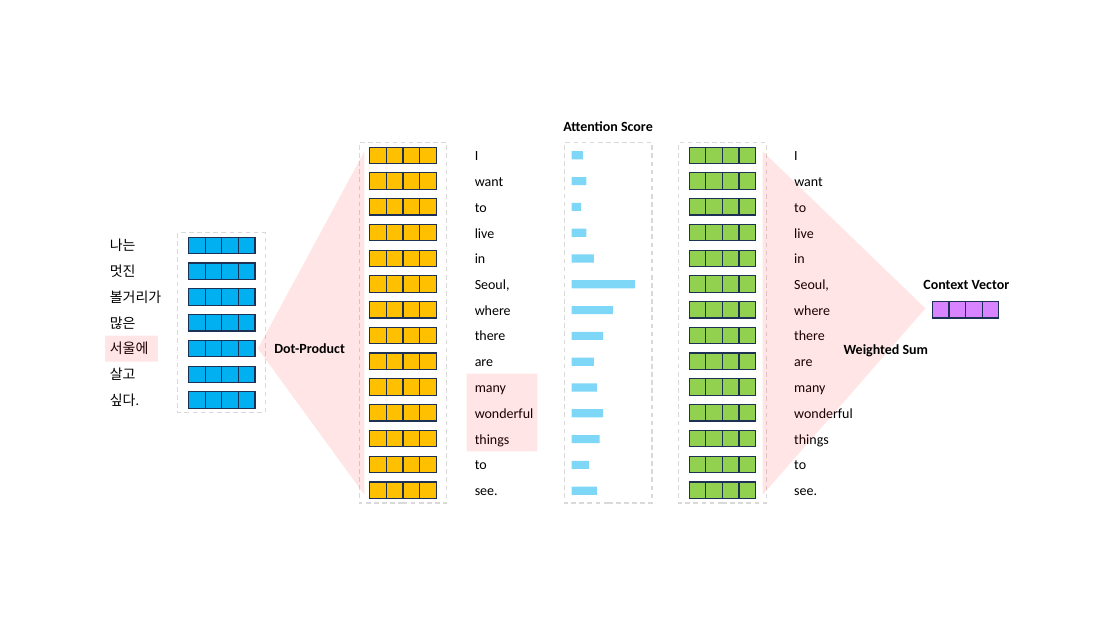
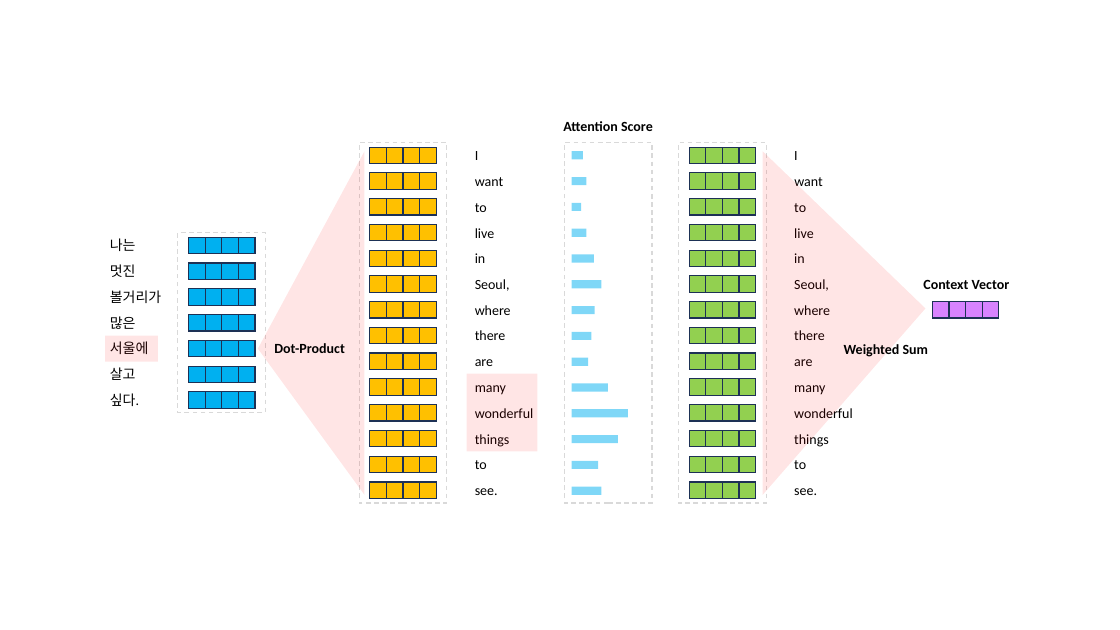
Before and after one commit to hcnoh/hcnoh.github.io, a slide deck: slide 22 of assets/nlp_figs/nlp_figs_ppt.pptx. Drawn at 1120x630 pixels with LibreOffice and Linux fonts; fonts in the diff are those of the drawing; background and template pictures are left out. Boxes give left, top, right and bottom in pixels: in the first picture for what was removed or moved away, otherwise in the second. Text is boxed around its words. In the diff, an @@ line names an element or a change of style, - is before the commit and + after.

```diff
--- a/assets/nlp_figs/nlp_figs_ppt.pptx
+++ b/assets/nlp_figs/nlp_figs_ppt.pptx
@@ rectangle: place and size @@
-rectangle at [572, 281, 635, 289]
+rectangle at [572, 281, 602, 289]
@@ rectangle: place and size @@
-rectangle at [572, 306, 613, 314]
+rectangle at [572, 306, 596, 314]
@@ rectangle: place and size @@
-rectangle at [572, 358, 595, 366]
+rectangle at [572, 358, 589, 366]
@@ rectangle: place and size @@
-rectangle at [572, 332, 604, 340]
+rectangle at [572, 332, 592, 340]
@@ rectangle: place and size @@
-rectangle at [572, 383, 597, 392]
+rectangle at [572, 383, 608, 392]
@@ rectangle: place and size @@
-rectangle at [572, 409, 604, 418]
+rectangle at [572, 409, 628, 418]
@@ rectangle: place and size @@
-rectangle at [572, 435, 600, 444]
+rectangle at [572, 435, 618, 444]
@@ rectangle: place and size @@
-rectangle at [572, 461, 590, 470]
+rectangle at [572, 461, 598, 470]
@@ rectangle: place and size @@
-rectangle at [572, 486, 597, 495]
+rectangle at [572, 486, 602, 495]
```
Also in this commit, not shown: 2 other files.
